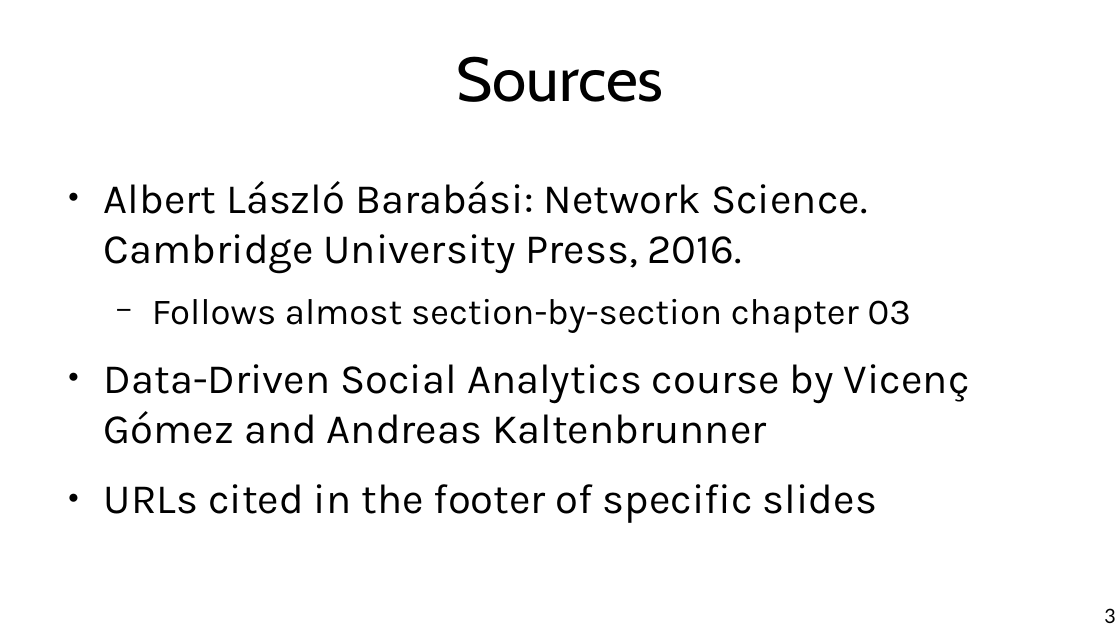
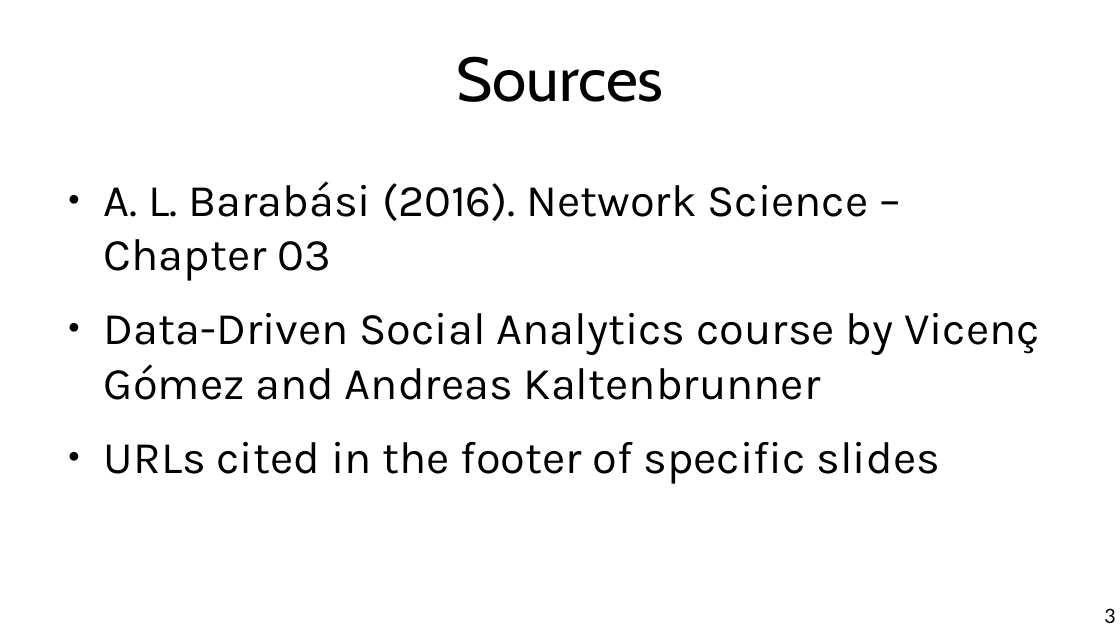
Before and after one commit to chatox/networks-science-course, a slide deck: slide 3 of theory/odp/tt11-random_networks.odp. Drawn at 1120x630 pixels with LibreOffice and Linux fonts; fonts in the diff are those of the drawing. Boxes give left, top, right and bottom in pixels: in the first picture for what was removed or moved away, otherwise in the second. Text is boxed around its words. In the diff, an @@ line names an element or a change of style, - is before the commit and + after.

```diff
--- a/theory/odp/tt11-random_networks.odp
+++ b/theory/odp/tt11-random_networks.odp
@@ text at box(104, 181, 868, 281): text changed; size 29.6 to 32 pt @@
-● Albert László Barabási: Network Science. Cambridge University Press, 2016.
-  − Follows almost section-by-section chapter 03
+● A. L. Barabási (2016). Network Science – Chapter 03
@@ text at box(104, 313, 1040, 484): size 29.6 to 32 pt in "Data-Driven Social Analytics course by Vicenç Gómez ...", "URLs cited in the footer of specific ..." @@
```
Also in this commit, not shown: 3 other slides changed, 4 other files.
